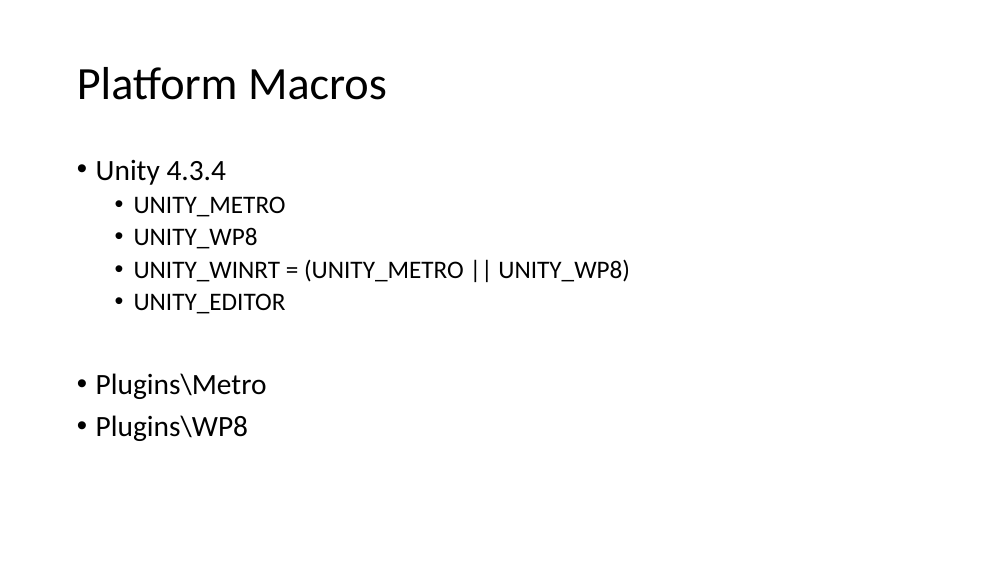
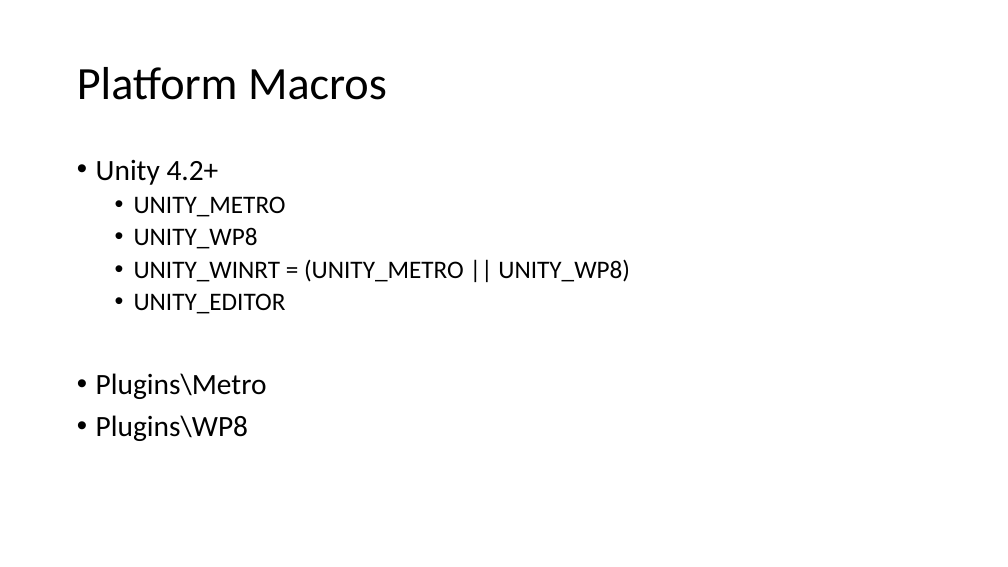
Before and after one commit to quandtm/UnityWin8Porting, a slide deck: slide 5 of PortingUnity_Win8.pptx. Drawn at 1008x567 pixels with LibreOffice and Linux fonts; fonts in the diff are those of the drawing. Boxes give left, top, right and bottom in pixels: in the first picture for what was removed or moved away, otherwise in the second. Text is boxed around its words. In the diff, an @@ line names an element or a change of style, - is before the commit and + after.

```diff
--- a/PortingUnity_Win8.pptx
+++ b/PortingUnity_Win8.pptx
@@ text at [96, 159, 219, 185]: text changed @@
-• Unity 4.3.4
+• Unity 4.2+
```
Also in this commit, not shown: 5 other slides changed, 2 slides added.
